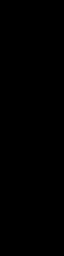
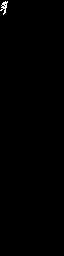
Comparing the layer stacks of the two 64 x 256 images. Changes:
painted on "Background" over <box>0,1,8,15</box>
